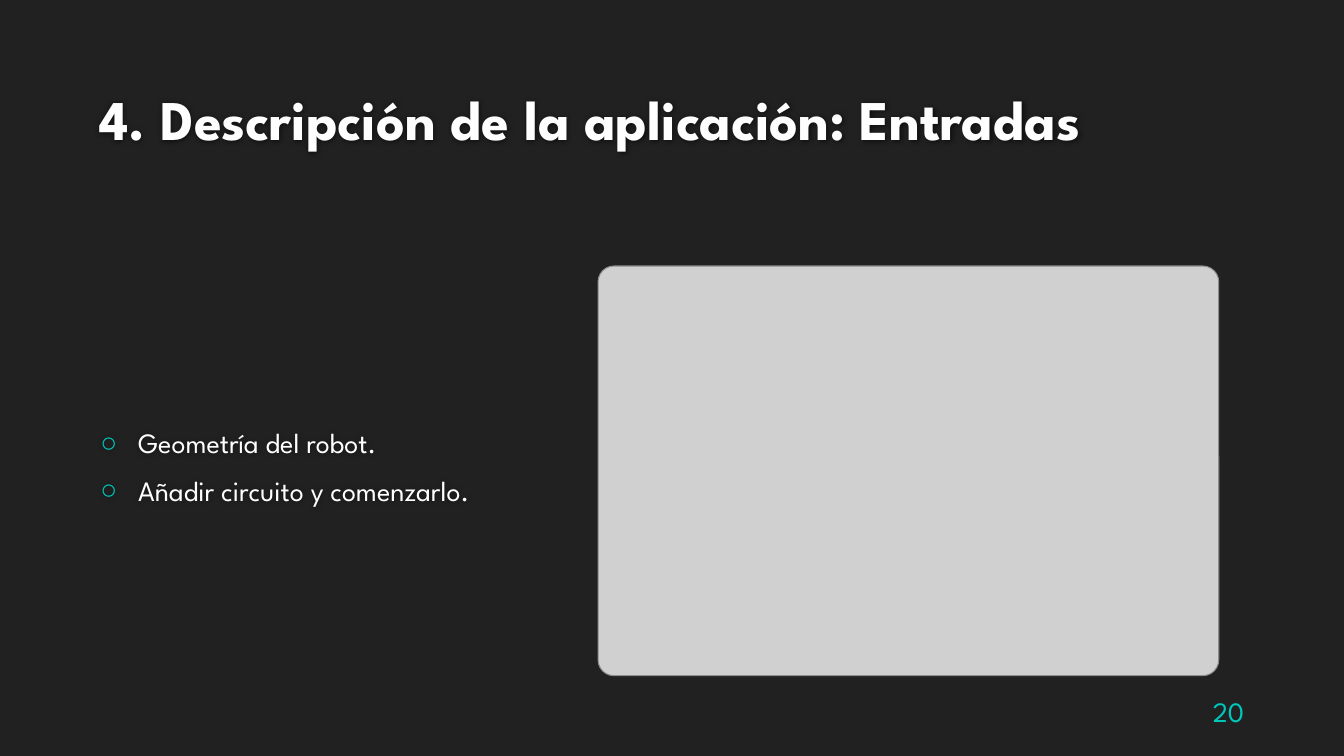
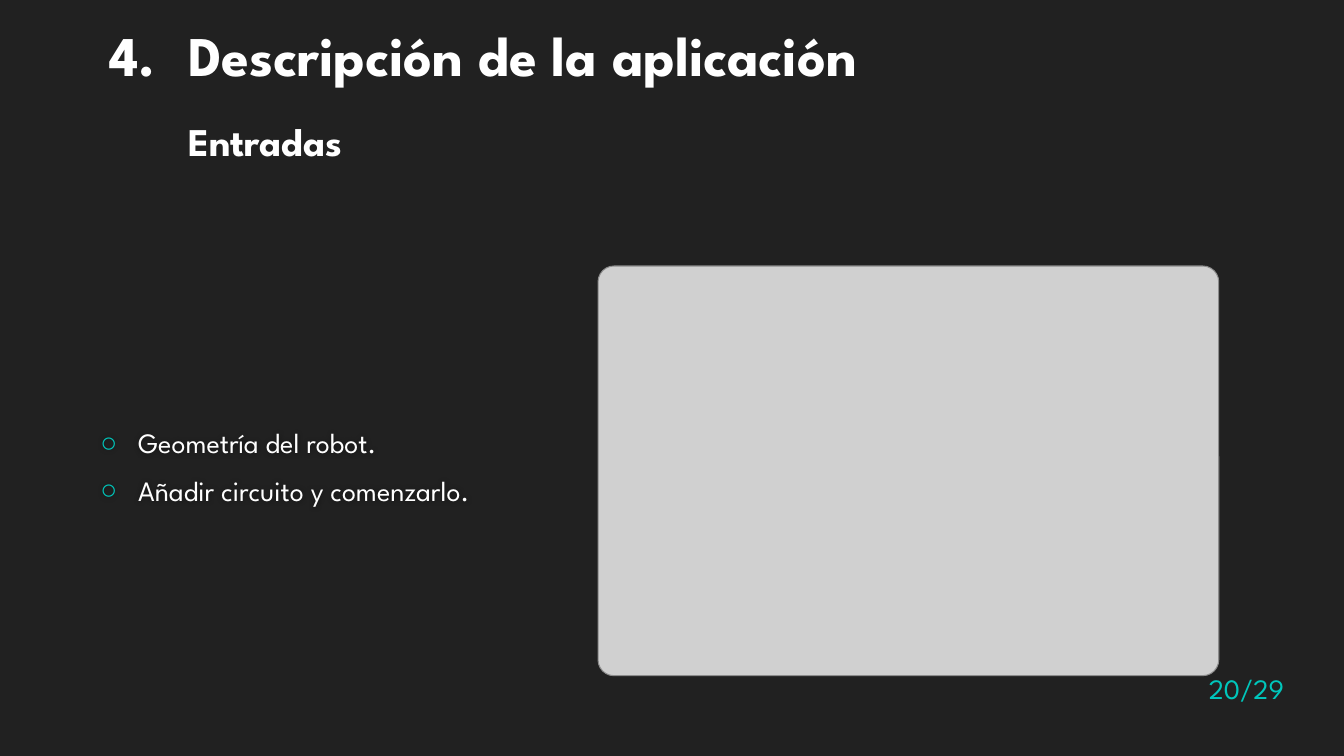
Before and after one commit to Zigic23/TFG-RobotSiguelineas, a slide deck: slide 20 of Presentación/Presentacion TFG.pptx. Drawn at 1344x756 pixels with LibreOffice and Linux fonts; fonts in the diff are those of the drawing; grey boxes stand for pictures; background and template pictures are left out. Boxes give left, top, right and bottom in pixels: in the first picture for what was removed or moved away, otherwise in the second. Text is boxed around its words. In the diff, an @@ line names an element or a change of style, - is before the commit and + after.

```diff
--- a/Presentación/Presentacion TFG.pptx
+++ b/Presentación/Presentacion TFG.pptx
@@ text "4. Descripción de la aplicación" at [109,37,857,157]: vertical alignment bottom to top @@
@@ text at [109,37,857,157]: text changed; text colour #FEFEFE to #FFFFFF @@
-4. Descripción de la aplicación: Entradas
+4. Descripción de la aplicación
+Entradas
@@ page number at [1209,671,1284,702]: text changed @@
-20
+20/29
```
Also in this commit, not shown: 27 other slides changed, 1 slide added, 1 slide removed, 4 other files.
